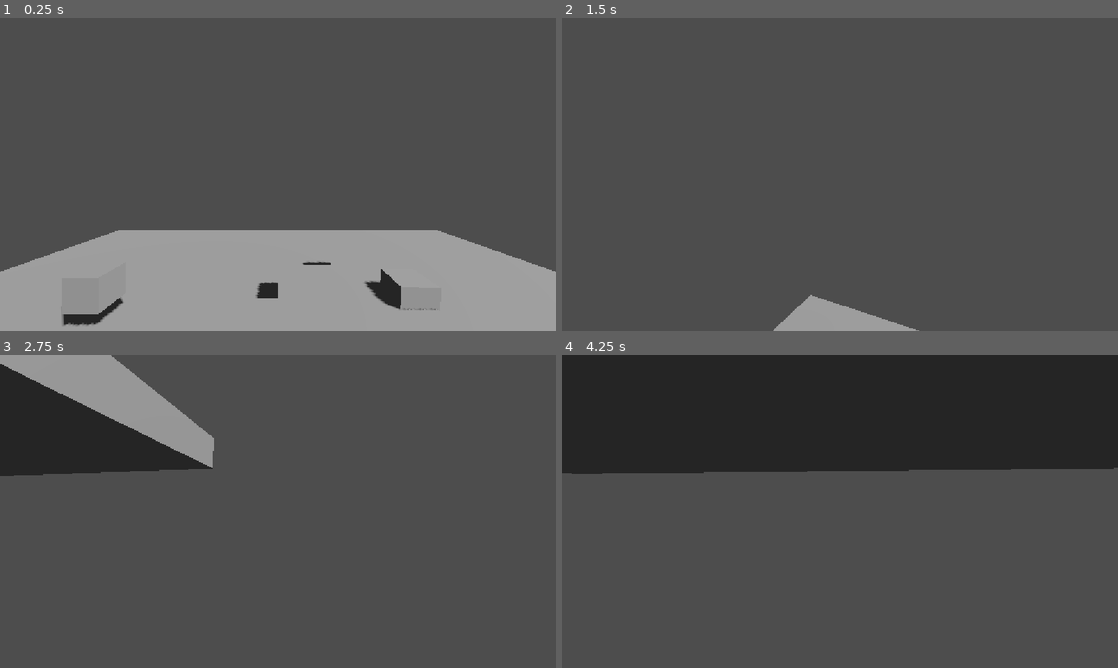
Above: before the commit, frames 1-4 (two rows, left to right).
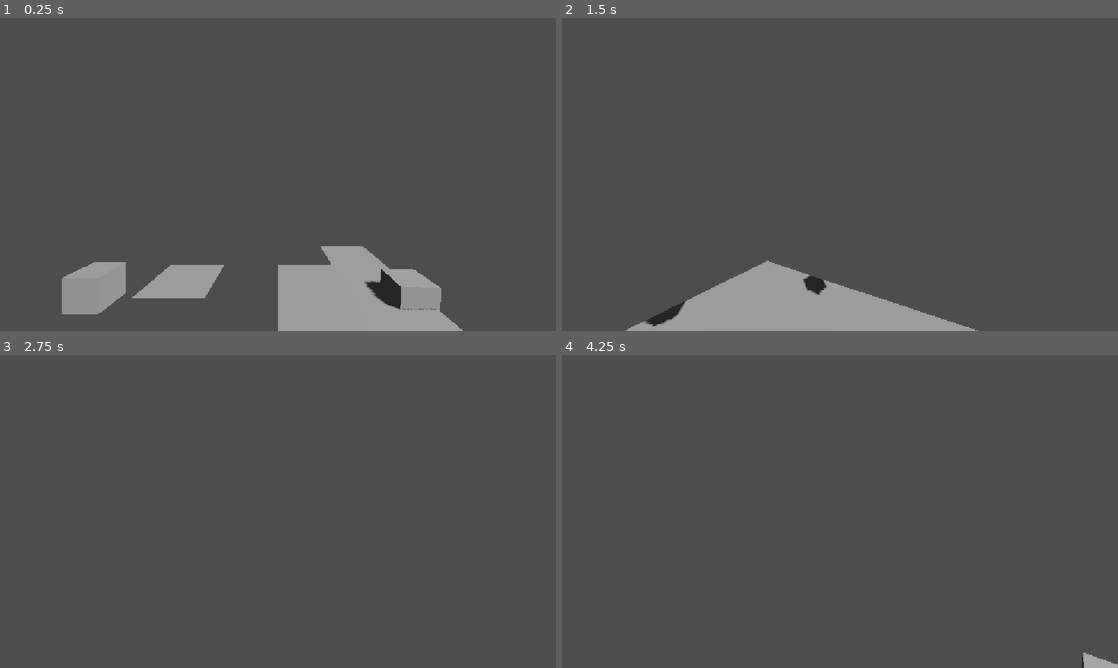
Above: after the commit, the same moments.

Repository: Schlutzkrapfen/RobertsGameJam
Game: Godot game, scene res://Nodes/Levels/Level0.tscn
Two runs of this game, one before a commit and one after it. Both use one fixed random seed, a clock stepped at 60 frames per second and the inputs below.
Inputs (mouse positions are in pixels of both pictures, inside the frame that each line leads up to):
- Up to frame 1 (0.25 s): no input
- Up to frame 2 (1.5 s): move the mouse to (867, 174) at 0.52 s; press the mouse at (867, 174) at 0.53 s; hold W (move_forward) from 0.53 s (still down); tap Space (jump) at 0.77, 0.8, 1.07, 1.35 s; move the mouse to (812, 174) at 1.27 s; release the mouse at (812, 174) at 1.28 s
- Up to frame 3 (2.75 s): keep holding W (move_forward); tap Space (jump) at 1.52, 1.82, 2.3 s; click (250, 511) at 1.55 s; tap Enter at 2 s; move the mouse to (289, 505) at 2.02 s; press the mouse at (289, 505) at 2.03 s
- Up to frame 4 (4.25 s): keep holding W (move_forward); move the mouse to (834, 517) at 2.77 s; release the mouse at (834, 517) at 2.78 s; click (834, 517) at 2.85 s; tap Space (jump) at 3.02, 3.32, 3.5, 3.6, 3.77, 4.07 s; move the mouse to (878, 514) at 3.52 s

The runs differ from the first frame. In frame 1, 20% of the frame differs, in the area x 0-100%, y 67-100%; in frame 2, 5.6%; in frame 3, 12%; in frame 4, 37%, in the area x 0-100%, y 0-100%.

Commit message:
Basic shooting framework

Diff:
--- a/Nodes/Levels/Level0.tscn
+++ b/Nodes/Levels/Level0.tscn
@@ -61,12 +61,12 @@
 transform = Transform3D(1, 0, 0, 0, 1, 0, 0, 0, 1, -0.48102093, 2.7656238, 5.3890734)
 
 [node name="StaticBox" parent="Arena" unique_id=1749309345 instance=ExtResource("7_xn8ur")]
-transform = Transform3D(25, 0, 0, 0, 1, 0, 0, 0, 25, 0, -0.5, 0)
+transform = Transform3D(25, 0, 0, 0, 1, 0, 0, 0, 25, 0, -22.078646, 0)
 
 [node name="GridMap" type="GridMap" parent="Arena" unique_id=258669150]
 mesh_library = ExtResource("2_fv5df")
 data = {
-"cells": PackedInt32Array(0, 0, 16, 0, 65535, 16, 0, 65534, 16, 65535, 65535, 16, 65535, 0, 16, 1, 0, 16, 1, 65535, 16, 1, 65534, 16, 1, 65533, 16, 1, 1, 16, 0, 1, 16, 65535, 1, 16, 65534, 1, 16, 65534, 0, 16, 65534, 65535, 16, 65534, 65534, 16)
+"cells": PackedInt32Array(0, 0, 16, 0, 65535, 16, 0, 65534, 16, 65535, 65535, 524304, 65535, 0, 16, 1, 0, 16, 1, 65535, 16, 1, 65534, 16, 1, 65533, 16, 1, 1, 16, 0, 1, 16, 65534, 0, 16, 65534, 65535, 524304, 65534, 65534, 16)
 }
 
 [node name="Sun" type="DirectionalLight3D" parent="." unique_id=307039512]
--- a/Nodes/Objects/player.tscn
+++ b/Nodes/Objects/player.tscn
@@ -1,94 +1,14 @@
 [gd_scene format=3 uid="uid://bp4a0plv22ewb"]
 
+[ext_resource type="Script" uid="uid://c821w5ibwm2dl" path="res://Scripts/Player/Player.gd" id="1_7mn6y"]
 [ext_resource type="Script" uid="uid://y8p1gyuac0x" path="res://Scripts/Player/CameraShaker.gd" id="2_qyaxr"]
-
-[sub_resource type="GDScript" id="GDScript_7mn6y"]
-script/source = "extends CharacterBody3D
-
-
-const SPEED:float = 5.0
-const JUMP_VELOCITY:float = 4.5
-const SHOOT_SHAKE_AMOUNT:float = 100.0
-signal camera_shake(amount:float)
-
-
-# stats
-var curHp : int = 10
-var maxHp : int = 10
-
-var score : int = 0
-
-# physics
-var moveSpeed : float = 5.0
-var jumpForce : float = 5.0
-var gravity : float = 12.0
-
-# cam look
-var minLookAngle : float = -90.0
-var maxLookAngle : float = 90.0
-var lookSensitivity : float = 0.5
-
-# vectors
-var vel : Vector3 = Vector3()
-var mouseDelta : Vector2 = Vector2()
-# player components
-@onready var camera: Camera3D= get_node(\"Camera3D\")
-
-func _physics_process(delta: float) -> void:
-	# Add the gravity.
-	if not is_on_floor():
-		velocity += get_gravity() * delta
-
-	# Handle jump.
-	if Input.is_action_just_pressed(\"jump\") and is_on_floor():
-		velocity.y = JUMP_VELOCITY
-
-	# Get the input direction and handle the movement/deceleration.
-	# As good practice, you should replace UI actions with custom gameplay actions.
-	var input_dir := Input.get_vector(\"move_left\", \"move_right\", \"move_forward\", \"move_backward\")
-	var direction := (transform.basis * Vector3(input_dir.x, 0, input_dir.y)).normalized()
-	if direction:
-		velocity.x = direction.x * SPEED
-		velocity.z = direction.z * SPEED
-	else:
-		velocity.x = move_toward(velocity.x, 0, SPEED)
-		velocity.z = move_toward(velocity.z, 0, SPEED)
-
-	move_and_slide()
-
-func _input(event):
-	if event is InputEventMouseMotion:
-		mouseDelta = event.relative
-	if event.is_action_released(\"shoot\"):
-		shoot()
-
-func controll_camera(delta:float):
-	# rotate camera along X axis
-	camera.rotation_degrees -= Vector3(rad_to_deg(mouseDelta.y), 0, 0) * lookSensitivity * delta
-	# clamp the vertical camera rotation
-	camera.rotation_degrees.x = clamp(camera.rotation_degrees.x, minLookAngle, maxLookAngle)
-
-	# rotate player along Y axis
-	rotation_degrees -= Vector3(0, rad_to_deg(mouseDelta.x), 0) * lookSensitivity * delta
-
-	# reset the mouse delta vector
-	mouseDelta = Vector2()
-
-func _process(delta):
-	controll_camera(delta)
-
-func shoot():
-	camera_shake.emit(SHOOT_SHAKE_AMOUNT)
-	await SlowMotion.slow_motion(1)
-
-"
 
 [sub_resource type="CapsuleShape3D" id="CapsuleShape3D_nacyp"]
 
 [sub_resource type="Environment" id="Environment_wues2"]
 
 [node name="Player" type="CharacterBody3D" unique_id=1191405411]
-script = SubResource("GDScript_7mn6y")
+script = ExtResource("1_7mn6y")
 
 [node name="CollisionShape3D" type="CollisionShape3D" parent="." unique_id=1421454333]
 shape = SubResource("CapsuleShape3D_nacyp")
--- a/Scripts/Player/Player.gd
+++ b/Scripts/Player/Player.gd
@@ -26,6 +26,15 @@
 # vectors
 var vel : Vector3 = Vector3()
 var mouseDelta : Vector2 = Vector2()
+
+#Normal Weapon
+var bulletsPerBurst : int = 3
+var burstSpeed : float = 0.05
+var burstCooldown : float = 0.5
+var isShooting : bool = false
+var curShootTimer : float = 0
+var curBurstCountdown : int = bulletsPerBurst - 1
+
 # player components
 @onready var camera: Camera3D= get_node("Camera3D")
 
@@ -54,8 +63,10 @@
 func _input(event):
 	if event is InputEventMouseMotion:
 		mouseDelta = event.relative
+	if event.is_action_pressed("shoot"):
+		isShooting = true
 	if event.is_action_released("shoot"):
-		shoot()
+		isShooting = false
 
 func controll_camera(delta:float):
 	# rotate camera along X axis
@@ -71,7 +82,20 @@
 
 func _process(delta):
 	controll_camera(delta)
+	if(isShooting):
+		shoot(delta)
 
-func shoot():
+func shoot(delta):
+	curShootTimer -= delta
+
+	if(curShootTimer <= 0):
+		print("Pew")
+		if(curBurstCountdown > 0):
+			curBurstCountdown = curBurstCountdown - 1
+			curShootTimer = burstSpeed
+		else:
+			curBurstCountdown = bulletsPerBurst - 1
+			curShootTimer = burstCooldown
+
 	camera_shake.emit(SHOOT_SHAKE_AMOUNT)
-	await Slowmo.slow_motion(1)
+	# await Slowmo.slow_motion(1)
Not shown, changed: Assets/3d/Matirial/texture.png.import
